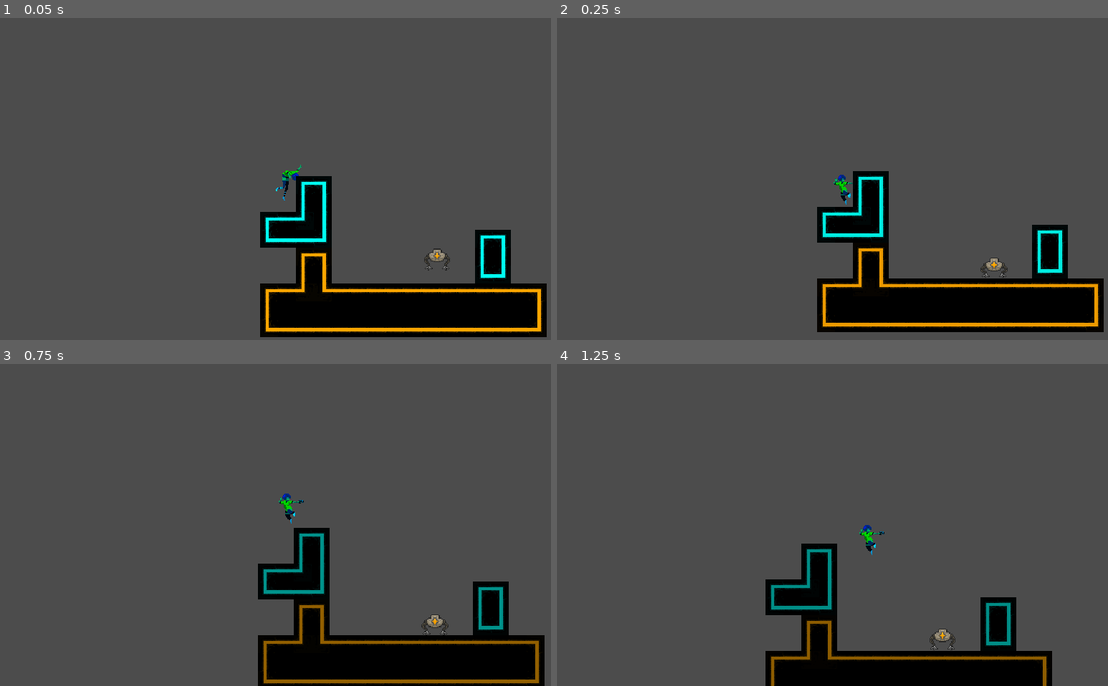
Above: before the commit, frames 1-4 (two rows, left to right).
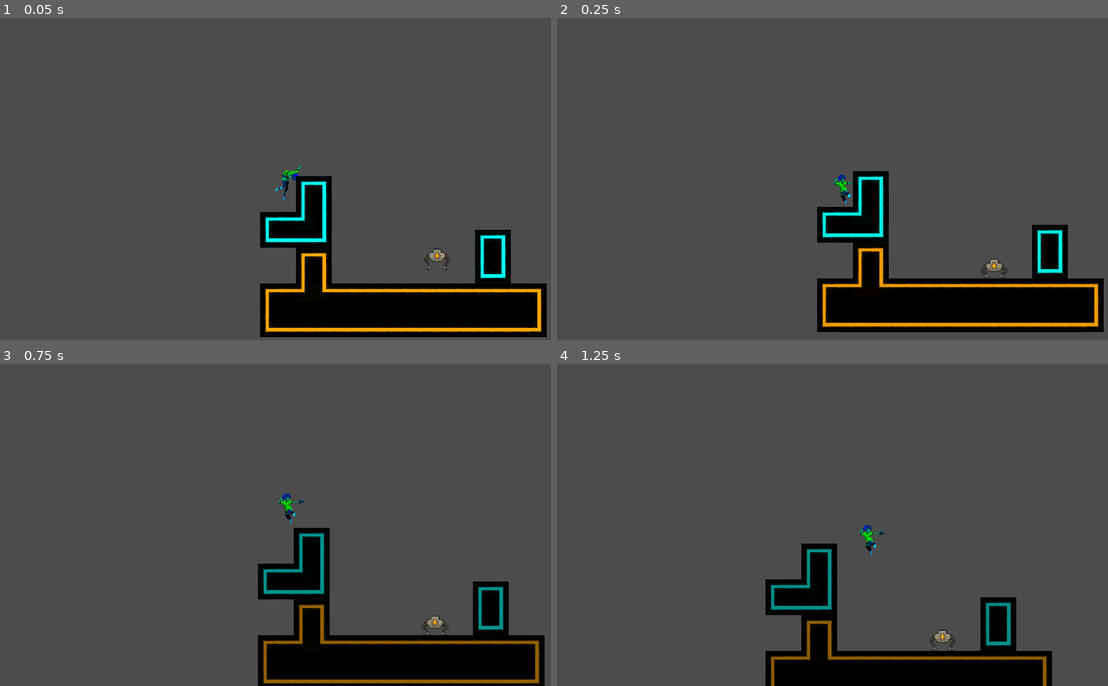
Above: after the commit, the same moments.

Repository: ivancdlarrain/olaGames
Game: Godot game, scene res://scenes/test02.tscn
The game is run twice, just before and just after one commit, with the same random seed, the same clock (stepped at 60 frames per second) and the same inputs. This scene is started directly instead of the project's main scene.
Inputs:
- Up to frame 1 (0.05 s): no input
- Up to frame 2 (0.25 s): no input
- Up to frame 3 (0.75 s): hold D (WASD_right) from 0.53 s (still down); hold W (WASD_up) from 0.53 s (still down)
- Up to frame 4 (1.25 s): keep holding D (WASD_right); keep holding W (WASD_up)

Frame 1 is identical in both runs. In frame 2, 0.1% of the frame differs, in the area x 76-82%, y 74-81%; in frame 3, 0.1%; in frame 4, 0.1%, in the area x 67-73%, y 82-90%.
Error after the commit: Invalid call. Nonexistent function 'get_node' in base 'Nil'. (res://scripts/state_machines/SmallOrangeDrone.gd:5)

Commit message:
changed save file
Also, changed remember_jump() method
Added a little change to SmallOrangeDrone

Diff:
--- a/assets/Drone.tscn
+++ b/assets/Drone.tscn
@@ -4,9 +4,8 @@
 [ext_resource path="res://assets/sprites/hostile mobs/SmallOrangeDrone.png" type="Texture" id=2]
 [ext_resource path="res://scripts/kinematicBodies/SmallOrangeDrone.gd" type="Script" id=3]
 
-[sub_resource type="CapsuleShape2D" id=1]
-radius = 40.0
-height = 0.0
+[sub_resource type="RectangleShape2D" id=1]
+extents = Vector2( 46.8329, 35.912 )
 
 [sub_resource type="Animation" id=2]
 resource_name = "agro"
@@ -142,14 +141,13 @@
 script = ExtResource( 1 )
 
 [node name="CollisionShape2D" type="CollisionShape2D" parent="."]
-visible = false
 shape = SubResource( 1 )
 
 [node name="Sprite" type="Sprite" parent="."]
 texture = ExtResource( 2 )
 vframes = 5
 hframes = 3
-frame = 12
+frame = 2
 
 [node name="AnimationPlayer" type="AnimationPlayer" parent="."]
 anims/agro = SubResource( 2 )
@@ -184,3 +182,6 @@
 [node name="DetectionRay" type="RayCast2D" parent="."]
 enabled = true
 collision_mask = 2
+
+[node name="Timer" type="Timer" parent="."]
+[connection signal="timeout" from="Timer" to="DroneState" method="_on_Timer_timeout"]
--- a/assets/Player.tscn
+++ b/assets/Player.tscn
@@ -154,7 +154,7 @@
 
 [node name="Sprite" type="Sprite" parent="."]
 scale = Vector2( 1.336, 1.336 )
-texture = ExtResource( 7 )
+texture = ExtResource( 14 )
 
 [node name="CoyoteTimer" type="Timer" parent="."]
 wait_time = 0.05
--- a/scripts/Player.gd
+++ b/scripts/Player.gd
@@ -98,6 +98,7 @@
 
 
 func remember_jump():
+	jump_pressed = true
 	yield(get_tree().create_timer(.1), "timeout")
 	jump_pressed = false
 	pass
--- a/scripts/kinematicBodies/SmallOrangeDrone.gd
+++ b/scripts/kinematicBodies/SmallOrangeDrone.gd
@@ -23,3 +23,8 @@
 
 func _apply_movement():
 	velocity = move_and_slide(velocity, Vector2.UP)
+
+
+func _supra_jump(direction):
+	velocity = direction * 1000
+	velocity = move_and_slide(velocity, Vector2.UP)
--- a/scripts/save.gd
+++ b/scripts/save.gd
@@ -14,7 +14,7 @@
 		pass
 
 	var savefile = File.new()
-	savefile.open(SAVE_PATH, File.WRITE)
+	savefile.open(SAVE_PATH, File.READ)
 
 	savefile.store_line(to_json(save_dict))
 	savefile.close()
--- a/scripts/state_machines/SmallOrangeDrone.gd
+++ b/scripts/state_machines/SmallOrangeDrone.gd
@@ -1,4 +1,8 @@
 extends Drone
+
+
+var ready = false
+var timer = parent.get_node("Timer")
 
 
 func _ready():
@@ -36,7 +40,7 @@
 		states.agro:
 			parent.playback.travel('agro')
 		states.jump:
-			pass
+			parent.playback.travel('jump')
 
 
 func _exit_state(old_state, new_state):
@@ -47,3 +51,7 @@
 			pass
 		states.jump:
 			pass
+
+
+func _on_Timer_timeout():
+	ready = true
